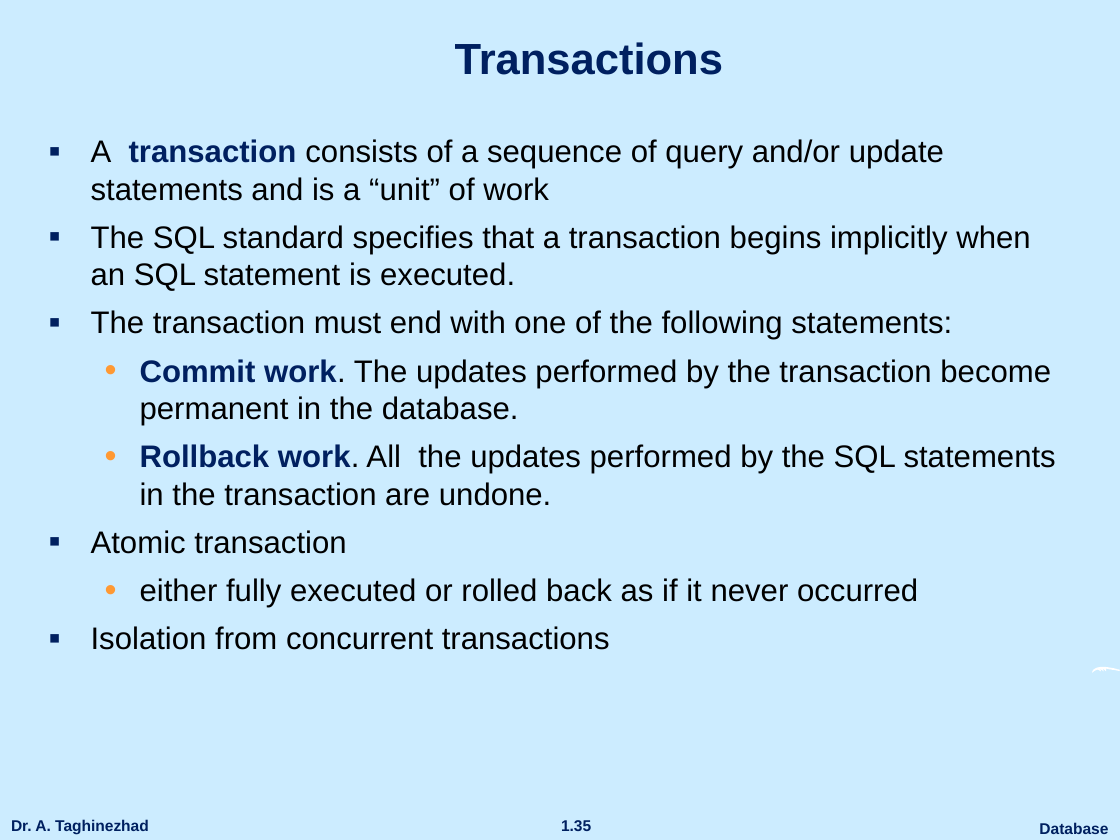
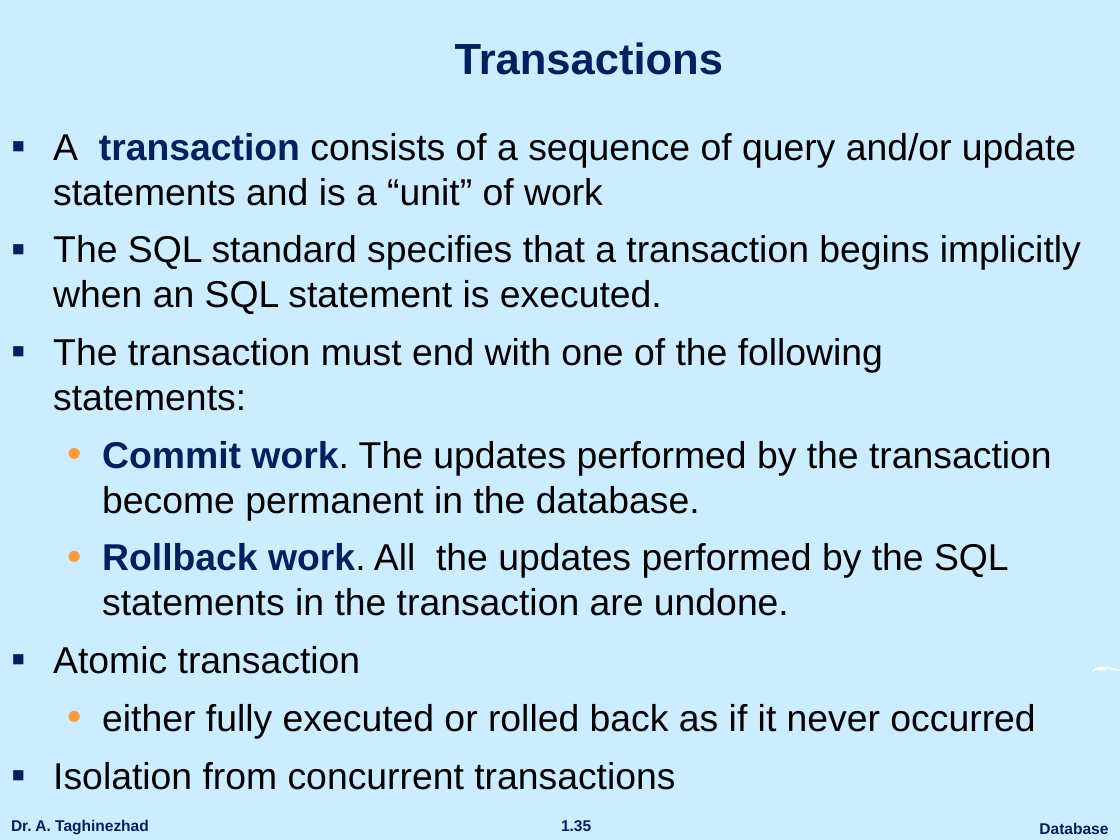
Before and after one commit to ataghinezhad/ataghinezhad.github.io, a slide deck: slide 35 of courses/downloads/temp/Database_Lec4.pptx. Drawn at 1120x840 pixels with LibreOffice and Linux fonts; fonts in the diff are those of the drawing; background and template pictures are left out. Boxes give left, top, right and bottom in pixels: in the first picture for what was removed or moved away, otherwise in the second. Text is boxed around its words. In the diff, an @@ line names an element or a change of style, - is before the commit and + after.

Commit message:
UPDATE DATABASE

```diff
--- a/courses/downloads/temp/Database_Lec4.pptx
+++ b/courses/downloads/temp/Database_Lec4.pptx
@@ text "A transaction consists of a ...": place and size @@
-text "A transaction consists of a ..." at box(91, 139, 1056, 650)
+text "A transaction consists of a ..." at box(53, 133, 1081, 790)
@@ text "A transaction consists of a ..." at box(53, 133, 1081, 790): size 20 to 24 pt; more space between paragraphs @@
```
Also in this commit, not shown: 17 other slides changed, 2 slides added.
